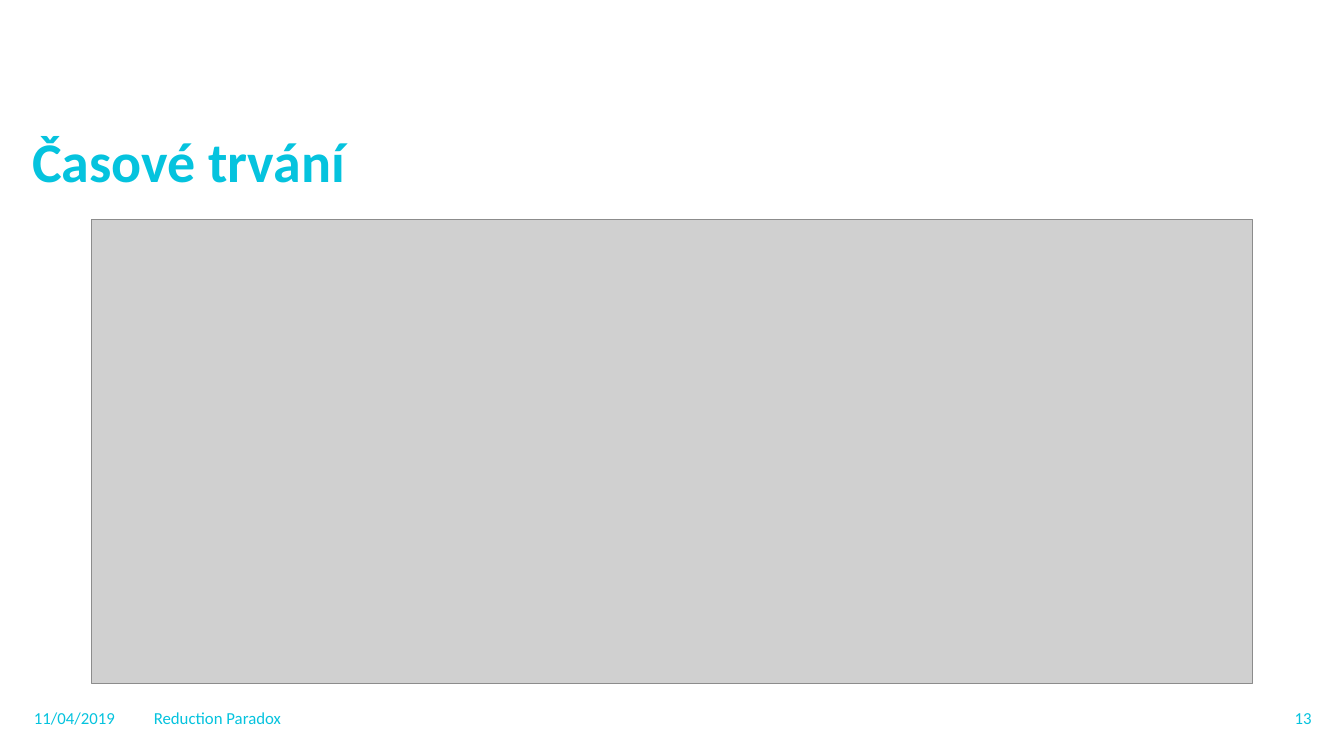
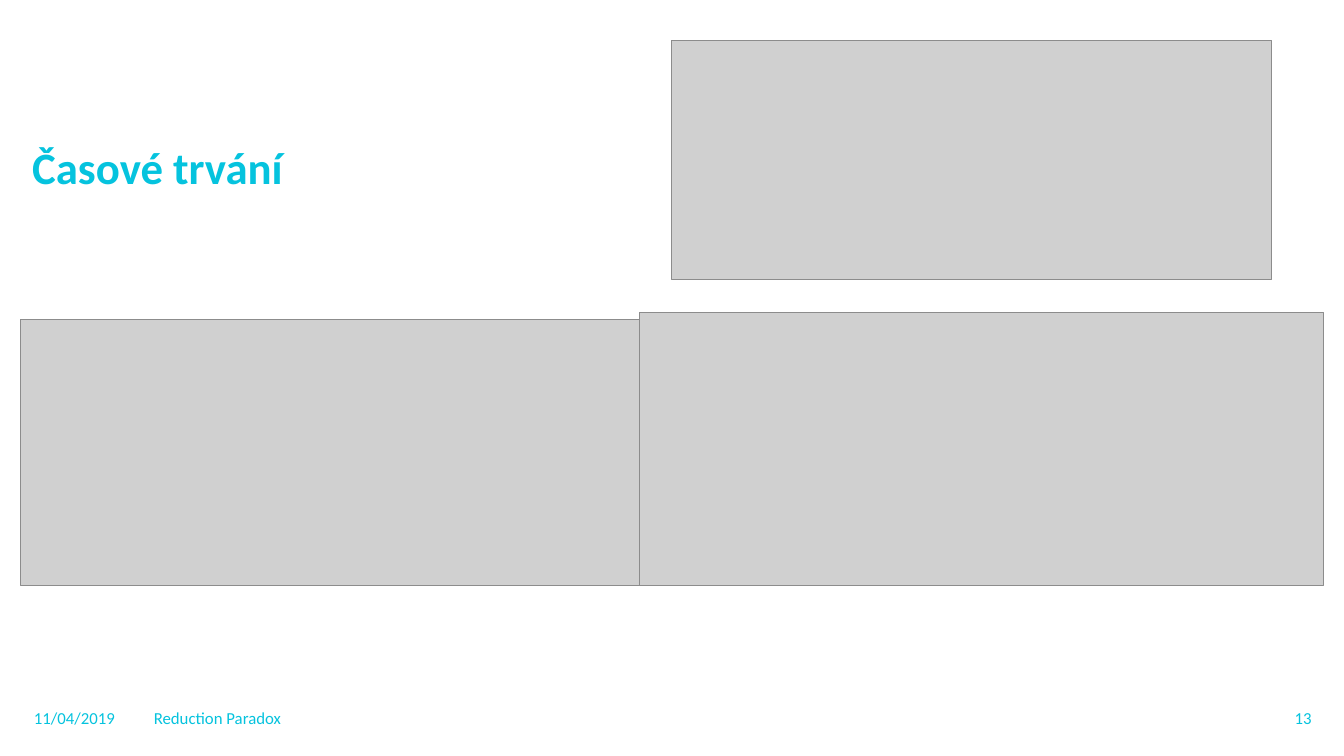
Before and after one commit to pro0255/AKS, a slide deck: slide 14 of project_presentation/pro0255.pptx. Drawn at 1344x756 pixels with LibreOffice and Linux fonts; fonts in the diff are those of the drawing; grey boxes stand for pictures; background and template pictures are left out. Boxes give left, top, right and bottom in pixels: in the first picture for what was removed or moved away, otherwise in the second. Text is boxed around its words. In the diff, an @@ line names an element or a change of style, - is before the commit and + after.

```diff
--- a/project_presentation/pro0255.pptx
+++ b/project_presentation/pro0255.pptx
@@ picture added at bbox=[673, 40, 1272, 279] @@
@@ title "Časové trvání" at bbox=[32, 147, 282, 185]: size 40 to 32 pt @@
@@ picture: place and size @@
-picture at bbox=[92, 220, 1252, 685]
+picture at bbox=[20, 320, 685, 586]
@@ picture added at bbox=[639, 313, 1324, 586] @@
```
Also in this commit, not shown: 2 other slides changed, 1 slide added, 7 other files.
